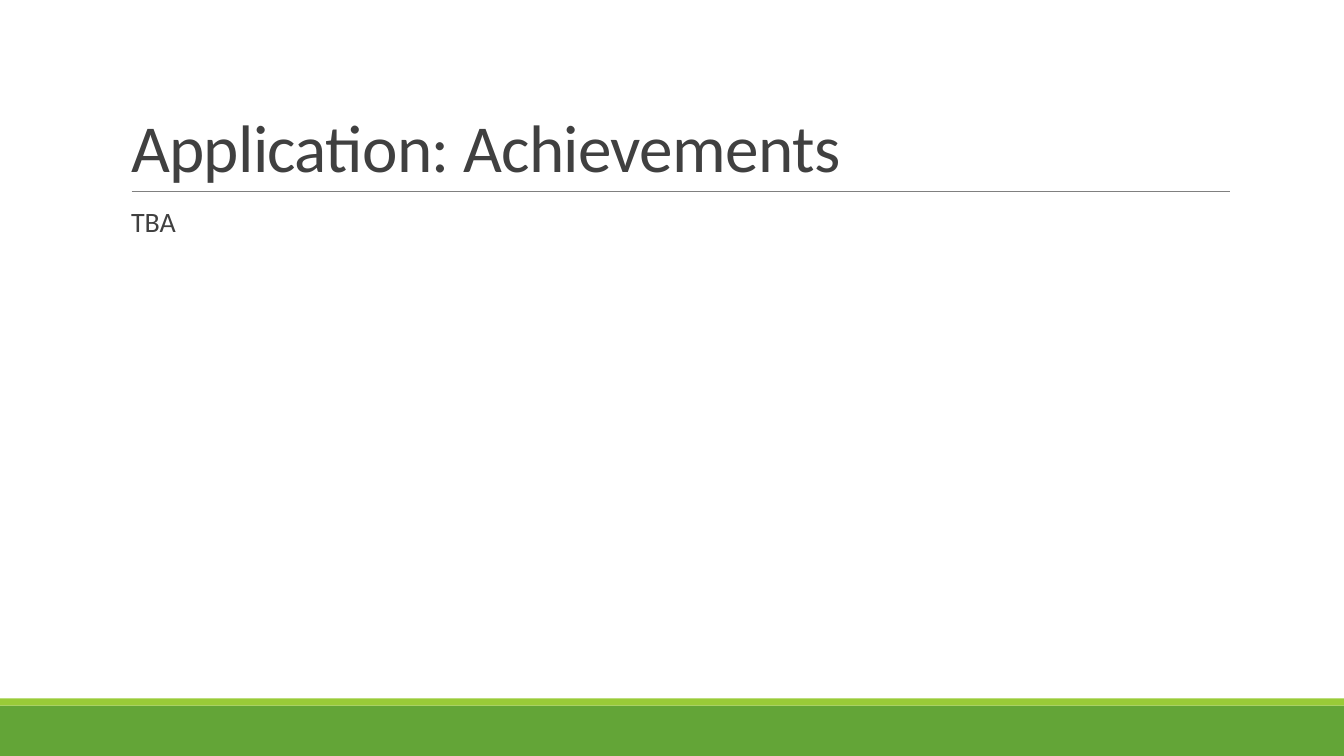
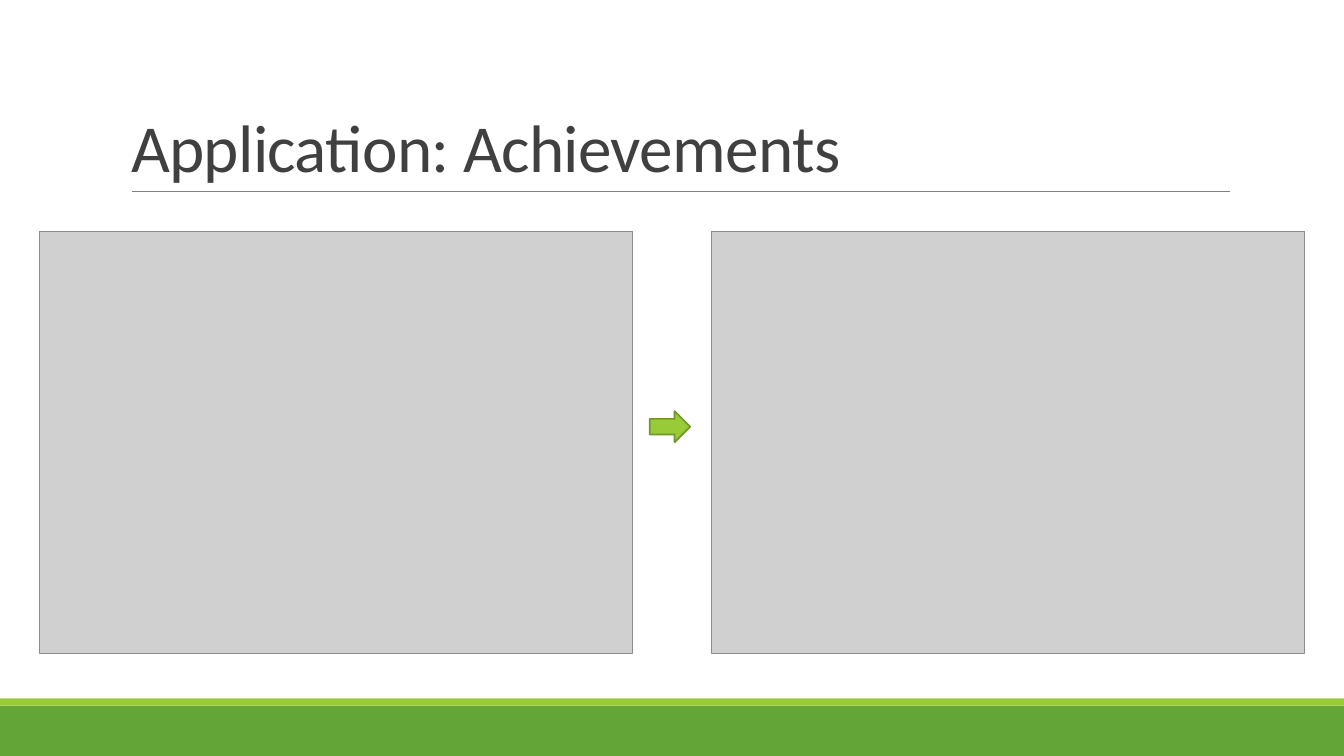
Before and after one commit to shossains/OOPProject, a slide deck: slide 10 of PpGoGreen.pptx (slide 11 before the commit). Drawn at 1344x756 pixels with LibreOffice and Linux fonts; fonts in the diff are those of the drawing; grey boxes stand for pictures. Boxes give left, top, right and bottom in pixels: in the first picture for what was removed or moved away, otherwise in the second. Text is boxed around its words. In the diff, an @@ line names an element or a change of style, - is before the commit and + after.

Commit message:
Replace PpGoGreen.pptx, add screenshots to stats, achievements and personal settings

```diff
--- a/PpGoGreen.pptx
+++ b/PpGoGreen.pptx
@@ picture added at [40, 232, 633, 654] @@
@@ text removed at [131, 214, 176, 232] @@
-  TBA
@@ picture added at [712, 232, 1305, 654] @@
@@ right arrow added at [649, 411, 690, 443], fill #99CB38, outline #719629 1.25 pt @@
```
Also in this commit, not shown: 3 other slides changed, 1 slide removed.
